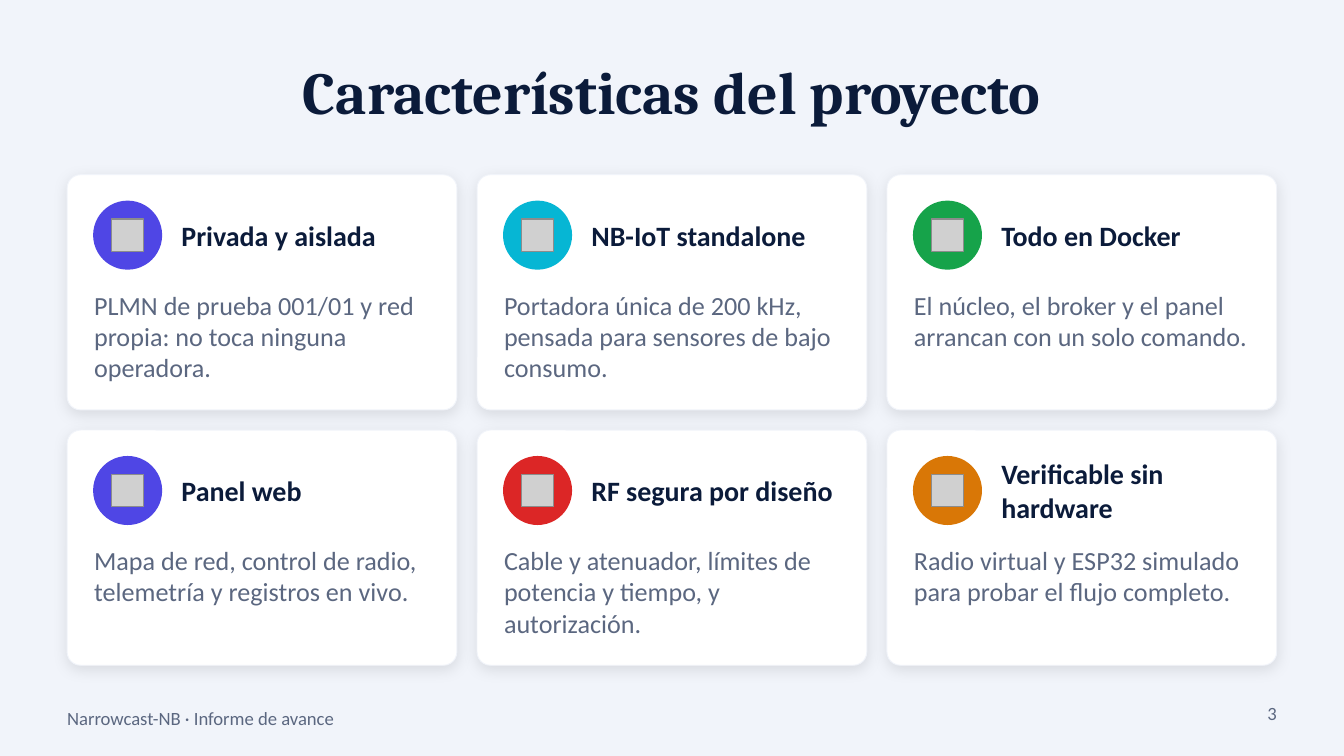
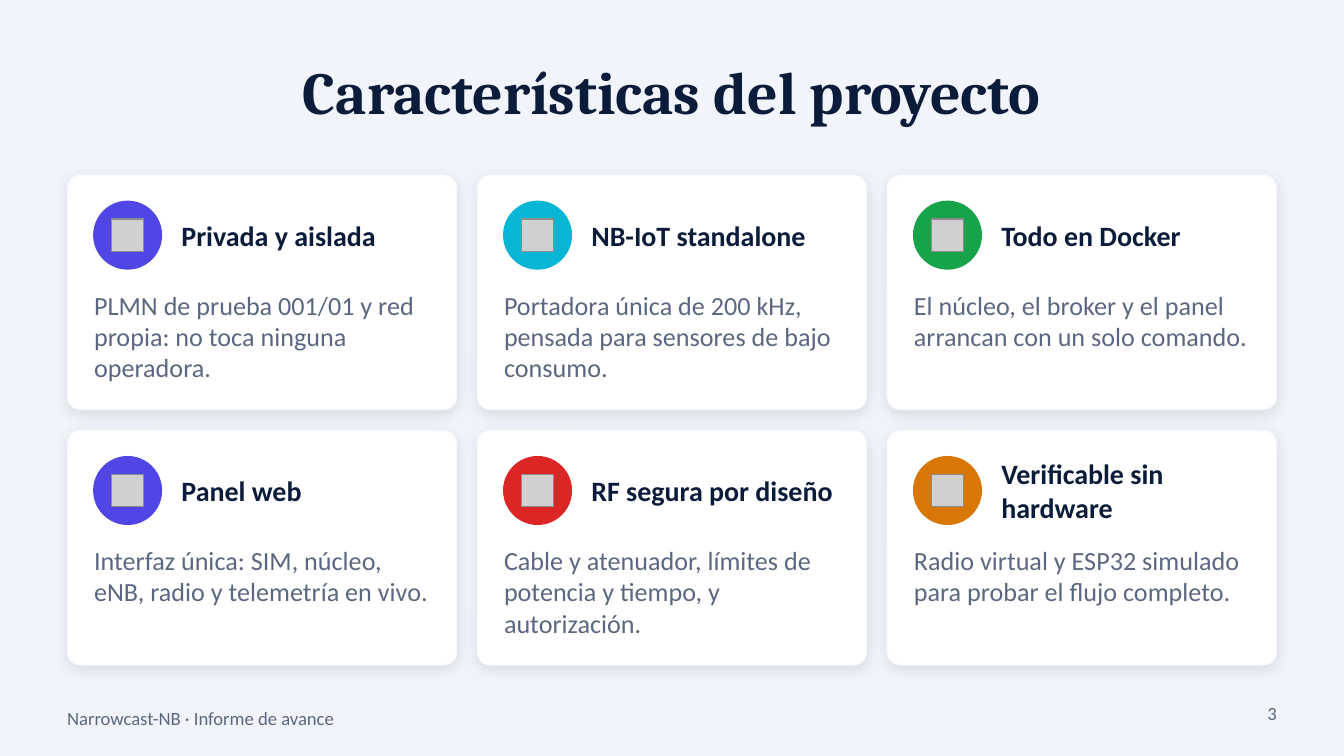
Before and after one commit to franco0209/Narrowcast-NB, a slide deck: slide 3 of docs/Narrowcast-NB-avance.pptx. Drawn at 1344x756 pixels with LibreOffice and Linux fonts; fonts in the diff are those of the drawing; grey boxes stand for pictures. Boxes give left, top, right and bottom in pixels: in the first picture for what was removed or moved away, otherwise in the second. Text is boxed around its words. In the diff, an @@ line names an element or a change of style, - is before the commit and + after.

```diff
--- a/docs/Narrowcast-NB-avance.pptx
+++ b/docs/Narrowcast-NB-avance.pptx
@@ text at bbox=[94, 552, 428, 605]: text changed @@
-Mapa de red, control de radio, telemetría y registros en vivo.
+Interfaz única: SIM, núcleo, eNB, radio y telemetría en vivo.
```
Also in this commit, not shown: 5 other slides changed, 3 slides added, 5 other files.
